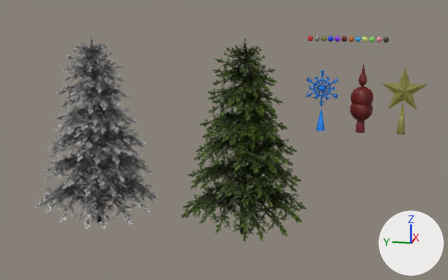
Two versions of the FBX model models/christmasTreeMonument/christmasTreeMonument.fbx, one commit apart.
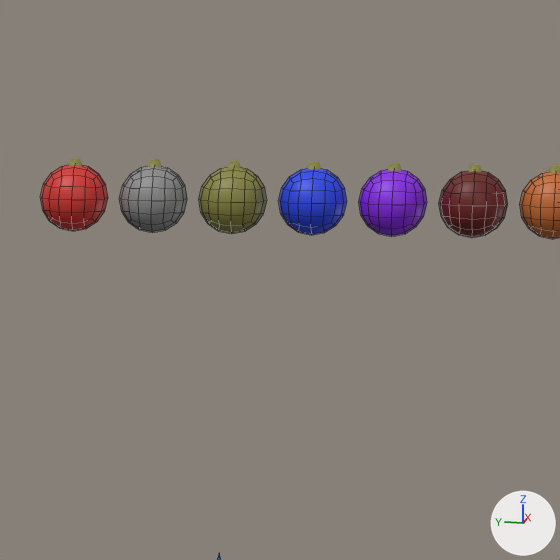
The first picture shows the older version from a 50 mm lens placed at (-94.9, -55.8, 37.4), pointed at (0.5, -36.7, 13.6). The close-ups show both versions on the part from 68% to 79% of the width and 8% to 25% of the height of that picture; other places that the commit changed are outside them. Lighting does not change. The marker at lower right points along +X, +Y and +Z. The close-ups show mesh edges as thin lines. Where no turn or scale is listed for an object, it has been applied to the vertices.

Before the edit, the objects in view are built like this:
```python
me_cube = bpy.data.meshes.new('Cube')
me_cube.from_pydata(...)  # 98 vertices, 96 faces; spans x -0.428..0.428, y -0.428..0.428, z -0.428..0.428
me_cube.materials.append(mat_material_red)  # red #d2322d
me_cube_003 = bpy.data.meshes.new('Cube.003')
me_cube_003.from_pydata(...)  # 98 vertices, 96 faces; spans x -0.428..0.428, y -0.428..0.428, z -0.428..0.428
me_cube_003.materials.append(mat_material_blue)  # blue #2545e7
me_cube_005 = bpy.data.meshes.new('Cube.005')
me_cube_005.from_pydata(...)  # 98 vertices, 96 faces; spans x -0.428..0.428, y -0.428..0.428, z -0.428..0.428
me_cube_005.materials.append(mat_material_burgundy)  # dark red #6c1a17
ob_cube = bpy.data.objects.new('Cube', me_cube)
ob_cube.location = (0.0, -50.0, 30.0)
ob_cube_003 = bpy.data.objects.new('Cube.003', me_cube_003)
ob_cube_003.location = (0.0, -53.0, 30.0)
ob_cube_005 = bpy.data.objects.new('Cube.005', me_cube_005)
ob_cube_005.location = (0.0, -55.0, 30.0)
# also in view: 'Cube.004' at (0.0, -54.0, 30.0); 'Cube.002' at (0.0, -52.0, 30.0); 'Cube.006' at (0.0, -56.0, 30.0); 'Cube.001' at (0.0, -51.0, 30.0)
```
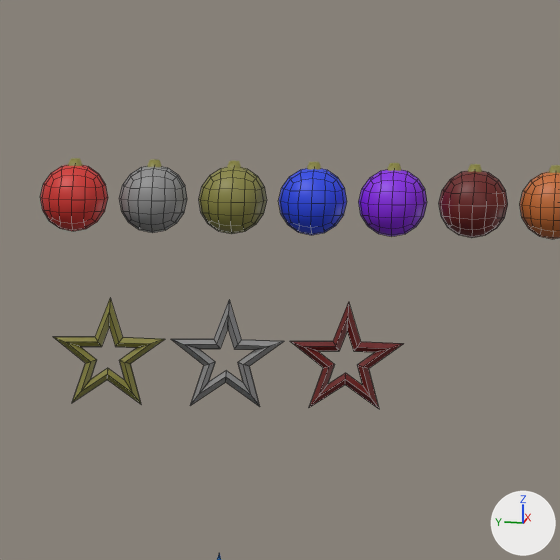
Diff of the bpy script that builds the scene:
```diff
--- a/models/christmasTreeMonument/christmasTreeMonument.fbx.py
+++ b/models/christmasTreeMonument/christmasTreeMonument.fbx.py
@@ me_circle_008 @@
+me_circle_008.from_pydata(...)  # 60 vertices, 60 faces; spans x -0.075..0.075, y -0.713..0.713, z -0.607..0.75
+me_circle_008.materials.append(mat_material_silver)  # grey #8d8d8d
@@ me_circle_010 @@
+me_circle_010.from_pydata(...)  # 60 vertices, 60 faces; spans x -0.075..0.075, y -0.713..0.713, z -0.607..0.75
+me_circle_010.materials.append(mat_material_burgundy)  # dark red #6c1a17
@@ me_circle_005 @@
+me_circle_005.from_pydata(...)  # 60 vertices, 60 faces; spans x -0.075..0.075, y -0.713..0.713, z -0.607..0.75
+me_circle_005.materials.append(mat_material_gold)  # yellow #89853f
@@ ob_circle_003 @@
+ob_circle_003 = bpy.data.objects.new('Circle.003', me_circle_008)
+ob_circle_003.location = (-0.03, -52.0, 28.0)
@@ ob_circle_005 @@
+ob_circle_005 = bpy.data.objects.new('Circle.005', me_circle_010)
+ob_circle_005.location = (-0.03, -53.5, 28.0)
@@ ob_circle_001 @@
+ob_circle_001 = bpy.data.objects.new('Circle.001', me_circle_005)
+ob_circle_001.location = (-0.03, -50.5, 28.0)
```

Location of each change, [x1, y1, x2, y2] in pixels of the close-ups (560 x 560 px):
'Circle.005', added
    after: [290, 302, 403, 409]
'Circle.003', added
    after: [171, 301, 284, 407]
'Circle.001', added (yellow)
    after: [53, 298, 165, 404]
